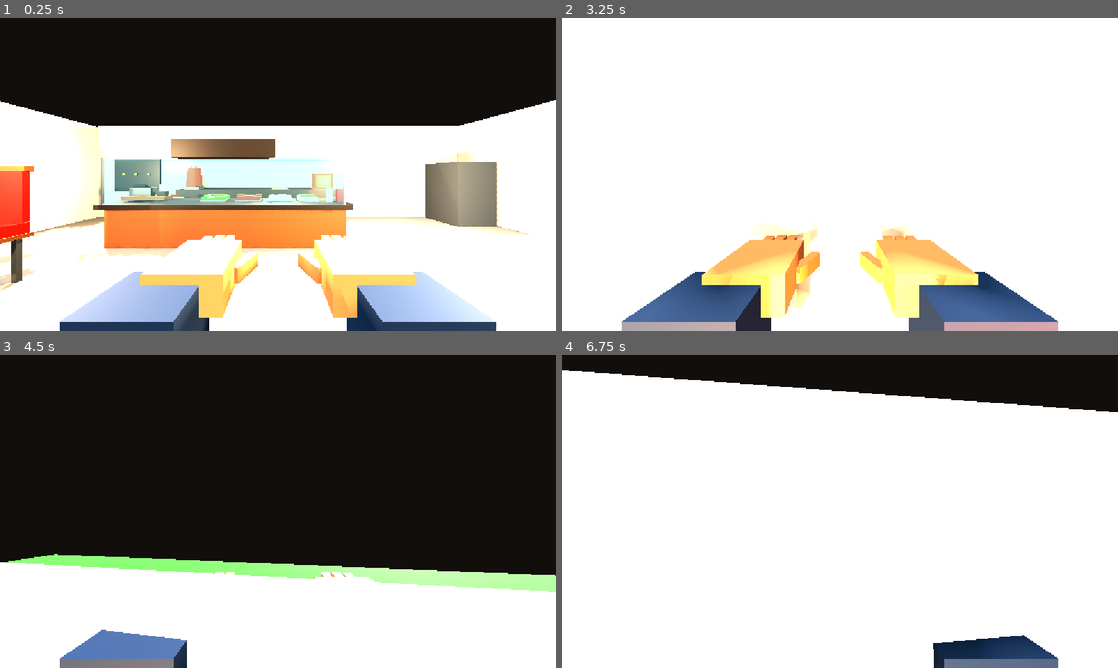
Above: before the commit, frames 1-4 (two rows, left to right).
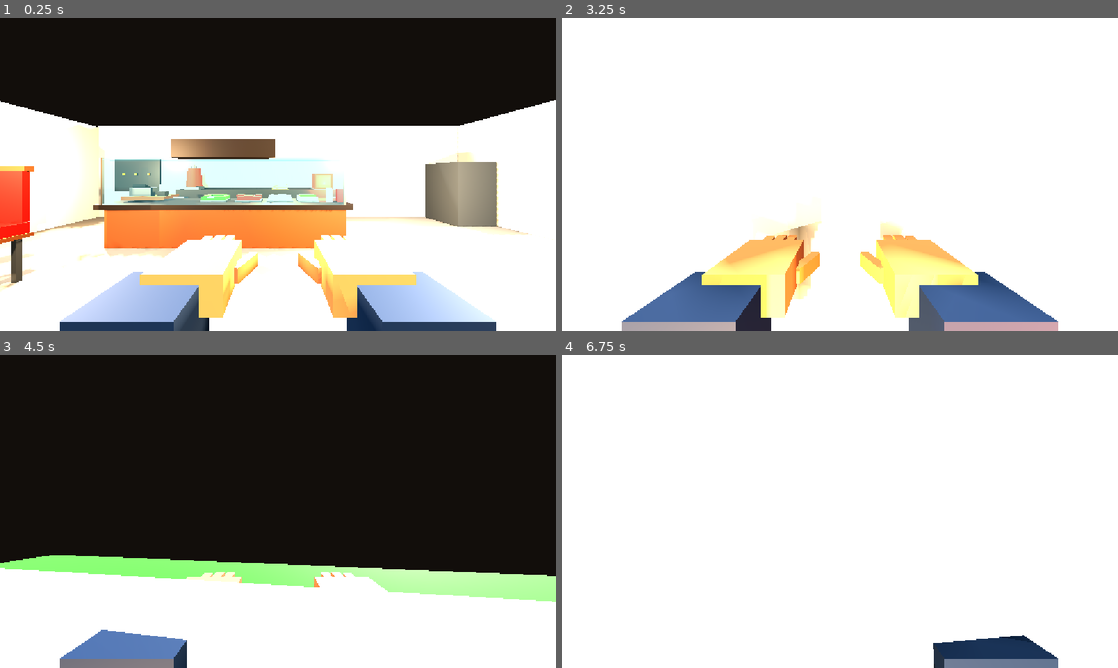
Above: after the commit, the same moments.

Repository: leon-beyleroglu/kebabcity
Game: Godot game, scene res://kebab_shop.tscn
Two runs of this game, one before a commit and one after it. Both use one fixed random seed, a clock stepped at 60 frames per second and the inputs below.
Inputs (mouse positions are in pixels of both pictures, inside the frame that each line leads up to):
- Up to frame 1 (0.25 s): no input
- Up to frame 2 (3.25 s): tap Enter at 0.5 s; move the mouse to (867, 174) at 0.52 s; hold Shift (sprint) 0.53-1.28 s; hold W (move_forward) from 0.53 s (still down); click (867, 174) at 0.67 s; tap Space (jump) at 0.77, 1.52, 2.75, 3.02 s; move the mouse to (812, 174) at 1.27 s; tap Shift (sprint) at 1.35, 2.85 s; move the mouse to (851, 168) at 2.02 s; hold Shift (sprint) 2.03-2.78 s; move the mouse to (834, 180) at 2.77 s; click (834, 180) at 2.92 s
- Up to frame 3 (4.5 s): keep holding W (move_forward); move the mouse to (316, 514) at 3.52 s; hold Shift (sprint) 3.53-4.28 s; tap Space (jump) at 3.77 s; move the mouse to (233, 508) at 4.27 s; tap Shift (sprint) at 4.35 s
- Up to frame 4 (6.75 s): tap Space (jump) at 4.52, 5.75, 6.02 s; tap Enter at 5 s; move the mouse to (845, 511) at 5.02 s; hold Shift (sprint) 5.03-5.78 s; click (845, 511) at 5.17 s; move the mouse to (817, 505) at 5.77 s; release W (move_forward) at 5.78 s; hold D (move_right) 5.78-6.53 s; tap Shift (sprint) at 5.85 s; move the mouse to (867, 511) at 6.52 s; hold W (move_forward) from 6.53 s (still down); hold Shift (sprint) from 6.53 s (still down)

The runs differ from the first frame. In frame 1, less than 0.1% of the frame differs, in the area x 0-20%, y 74-87%; in frame 2, 2.5%; in frame 3, 2.3%; in frame 4, 12%, in the area x 0-100%, y 0-93%.

Commit message:
umgebung

Diff:
--- a/kebab_shop.tscn
+++ b/kebab_shop.tscn
@@ -7,7 +7,7 @@
 roughness = 0.9
 
 [sub_resource type="BoxMesh" id="BoxFloor"]
-size = Vector3(18, 0.2, 22.094177)
+size = Vector3(18, 0.2, 11.943451)
 
 [sub_resource type="BoxShape3D" id="ShapeFloor"]
 size = Vector3(18, 0.2, 22.172668)
@@ -93,7 +93,7 @@
 size = Vector3(1, 0.9592041, 1)
 
 [sub_resource type="BoxShape3D" id="ShapeSmall"]
-size = Vector3(1.8901558, 0.8, 1.1522198)
+size = Vector3(1.4234338, 1.3791993, 1.5957487)
 
 [sub_resource type="StandardMaterial3D" id="StandardMaterial3D_hsot5"]
 albedo_color = Color(0.78039217, 0.72156864, 0.61960787, 1)
@@ -383,9 +383,17 @@
 albedo_color = Color(0.075, 0.08, 0.09, 1)
 roughness = 0.94
 
+[sub_resource type="BoxMesh" id="BoxMesh_qgk83"]
+material = SubResource("MatMetal")
+size = Vector3(1, 1.4751419, 1.2021484)
+
 [sub_resource type="StandardMaterial3D" id="MatConcrete"]
 albedo_color = Color(0.42, 0.43, 0.43, 1)
 roughness = 0.88
+
+[sub_resource type="BoxMesh" id="BoxMesh_n18ko"]
+material = SubResource("MatMetal")
+size = Vector3(0.50305176, 1.4751419, 1.0490723)
 
 [sub_resource type="StandardMaterial3D" id="MatStreetLine"]
 albedo_color = Color(0.92, 0.72, 0.18, 1)
@@ -400,15 +408,35 @@
 metallic = 0.25
 roughness = 0.18
 
+[sub_resource type="BoxMesh" id="BoxMesh_v6mwk"]
+material = SubResource("MatMetal")
+size = Vector3(1.4975891, 1.4751419, 1.833374)
+
 [sub_resource type="StandardMaterial3D" id="MatCarBlue"]
 albedo_color = Color(0.035, 0.17, 0.45, 1)
 metallic = 0.55
 roughness = 0.28
 
+[sub_resource type="BoxMesh" id="BoxMesh_pximh"]
+material = SubResource("MatMetal")
+size = Vector3(1.4545898, 1.2448952, 1.4047852)
+
+[sub_resource type="BoxMesh" id="BoxMesh_gxeq2"]
+material = SubResource("MatMetal")
+size = Vector3(1.4482422, 1.4751419, 1)
+
 [sub_resource type="StandardMaterial3D" id="MatLeaf"]
 albedo_color = Color(0.08, 0.28, 0.1, 1)
 roughness = 0.9
 
+[sub_resource type="BoxMesh" id="BoxMesh_qyx4r"]
+material = SubResource("MatMetal")
+size = Vector3(2.0429688, 1.4751419, 1)
+
+[sub_resource type="BoxMesh" id="BoxMesh_l3fpq"]
+material = SubResource("MatMetal")
+size = Vector3(1.6569824, 1.5652077, 1)
+
 [sub_resource type="StandardMaterial3D" id="MatGrass"]
 albedo_color = Color(0.12, 0.34, 0.09, 1)
 roughness = 0.95
@@ -416,7 +444,7 @@
 [node name="KebabShop" type="Node3D" unique_id=559436482]
 
 [node name="Floor" type="MeshInstance3D" parent="." unique_id=2144488617]
-transform = Transform3D(1, 0, 0, 0, 1, 0, 0, 0, 1, 0.011563301, 0, 5.0552034)
+transform = Transform3D(1, 0, 0, 0, 1, 0, 0, 0, 1, 0.011563301, 0, -0.020159721)
 material_override = SubResource("MatFloor")
 mesh = SubResource("BoxFloor")
 
@@ -1427,37 +1455,32 @@
 [node name="StadtAussenbereich" type="Node3D" parent="." unique_id=1873372650]
 
 [node name="Strasse" type="MeshInstance3D" parent="StadtAussenbereich" unique_id=1408603355]
-transform = Transform3D(9, 0, 0, 0, 0.1, 0, 0, 0, 7, 0, 0.12, 14.5)
+transform = Transform3D(9, 0, 0, 0, 0.1, 0, 0, 0, 7, 0, 0.12, 14.469238)
 material_override = SubResource("MatAsphalt")
-mesh = SubResource("BoxSmall")
+mesh = SubResource("BoxMesh_qgk83")
 
 [node name="GehwegVorLaden" type="MeshInstance3D" parent="StadtAussenbereich" unique_id=809292951]
-transform = Transform3D(9, 0, 0, 0, 0.13, 0, 0, 0, 1.45, 0, 0.15, 8.3)
+transform = Transform3D(-3.934025e-07, 0, 1.45, 0, 0.13, 0, -9, 0, -6.338151e-08, 0.14007707, 0.0032587945, 7.992426)
 material_override = SubResource("MatConcrete")
-mesh = SubResource("BoxSmall")
+mesh = SubResource("BoxMesh_n18ko")
 
 [node name="GehwegGegenueber" type="MeshInstance3D" parent="StadtAussenbereich" unique_id=904643796]
 transform = Transform3D(9, 0, 0, 0, 0.13, 0, 0, 0, 1.15, 0, 0.15, 20.35)
 material_override = SubResource("MatConcrete")
 mesh = SubResource("BoxSmall")
 
-[node name="BordsteinVorLaden" type="MeshInstance3D" parent="StadtAussenbereich" unique_id=1011244611]
-transform = Transform3D(9, 0, 0, 0, 0.18, 0, 0, 0, 0.12, 0, 0.23, 9.55)
-material_override = SubResource("MatConcrete")
-mesh = SubResource("BoxSmall")
-
 [node name="Mittellinie1" type="MeshInstance3D" parent="StadtAussenbereich" unique_id=676396700]
-transform = Transform3D(0.16, 0, 0, 0, 0.025, 0, 0, 0, 1.15, -4.5, 0.23, 14.5)
+transform = Transform3D(-6.9938215e-09, 0, 1.15, 0, 0.025, 0, -0.15999998, 0, -5.0268095e-08, 3.155985, 0.23, 12.441484)
 material_override = SubResource("MatStreetLine")
 mesh = SubResource("BoxSmall")
 
 [node name="Mittellinie2" type="MeshInstance3D" parent="StadtAussenbereich" unique_id=562927690]
-transform = Transform3D(0.16, 0, 0, 0, 0.025, 0, 0, 0, 1.15, 0, 0.23, 14.5)
+transform = Transform3D(-6.993822e-09, 0, 1.15, 0, 0.025, 0, -0.16, 0, -5.0268095e-08, 3.1776252, 0.23, 14.5)
 material_override = SubResource("MatStreetLine")
 mesh = SubResource("BoxSmall")
 
 [node name="Mittellinie3" type="MeshInstance3D" parent="StadtAussenbereich" unique_id=681711119]
-transform = Transform3D(0.16, 0, 0, 0, 0.025, 0, 0, 0, 1.15, 4.5, 0.23, 14.5)
+transform = Transform3D(-6.993822e-09, 0, 1.15, 0, 0.025, 0, -0.16, 0, -5.0268095e-08, 3.1726913, 0.23, 16.398455)
 material_override = SubResource("MatStreetLine")
 mesh = SubResource("BoxSmall")
 
@@ -1512,36 +1535,31 @@
 transform = Transform3D(1, 0, 0, 0, 1, 0, 0, 0, 1, 4.45, 2.5, 20.75)
 
 [node name="Fassade" type="MeshInstance3D" parent="StadtAussenbereich/GebaeudeRechts" unique_id=1061414673]
-transform = Transform3D(3.55, 0, 0, 0, 6, 0, 0, 0, 2.2, 0, 0, 0)
+transform = Transform3D(3.55, 0, 0, 0, 6, 0, 0, 0, 2.2, 0.8832202, 0, -0.12528038)
 material_override = SubResource("MatCityFacade")
-mesh = SubResource("BoxSmall")
+mesh = SubResource("BoxMesh_v6mwk")
 
 [node name="CollisionShape3D" type="CollisionShape3D" parent="StadtAussenbereich/GebaeudeRechts" unique_id=1250316807]
-transform = Transform3D(3.55, 0, 0, 0, 6, 0, 0, 0, 2.2, 0, 0, 0)
+transform = Transform3D(3.55, 0, 0, 0, 6, 0, 0, 0, 2.2, 0.6928749, 0.3711915, 0.22446251)
 shape = SubResource("ShapeSmall")
 
 [node name="Fenster1" type="MeshInstance3D" parent="StadtAussenbereich/GebaeudeRechts" unique_id=1892528794]
-transform = Transform3D(0.78, 0, 0, 0, 0.72, 0, 0, 0, 0.03, -1.7, 0.65, -2.15)
+transform = Transform3D(0.78, 0, 0, 0, 0.72, 0, 0, 0, 0.03, -0.79115176, 3.1956987, -2.1499996)
 material_override = SubResource("MatCityWindow")
 mesh = SubResource("BoxSmall")
 
 [node name="Fenster2" type="MeshInstance3D" parent="StadtAussenbereich/GebaeudeRechts" unique_id=1901698631]
-transform = Transform3D(0.78, 0, 0, 0, 0.72, 0, 0, 0, 0.03, 0, 0.65, -2.15)
+transform = Transform3D(0.78, 0, 0, 0, 0.72, 0, 0, 0, 0.03, 0.9088483, 3.1956987, -2.1499996)
 material_override = SubResource("MatCityWindow")
 mesh = SubResource("BoxSmall")
 
 [node name="Fenster3" type="MeshInstance3D" parent="StadtAussenbereich/GebaeudeRechts" unique_id=2042489461]
-transform = Transform3D(0.78, 0, 0, 0, 0.72, 0, 0, 0, 0.03, 1.7, 0.65, -2.15)
+transform = Transform3D(0.78, 0, 0, 0, 0.72, 0, 0, 0, 0.03, 2.608848, 3.1956987, -2.1499996)
 material_override = SubResource("MatCityWindow")
 mesh = SubResource("BoxSmall")
 
-[node name="Dach" type="MeshInstance3D" parent="StadtAussenbereich/GebaeudeRechts" unique_id=1551997813]
-transform = Transform3D(3.9, 0, 0, 0, 0.28, 0, 0, 0, 2.6, 0, 2.58, 0)
-material_override = SubResource("MatDark")
-mesh = SubResource("BoxSmall")
-
 [node name="Eingang" type="MeshInstance3D" parent="StadtAussenbereich/GebaeudeRechts" unique_id=346237284]
-transform = Transform3D(0.72, 0, 0, 0, 1.7, 0, 0, 0, 0.035, 0, -1.02, -2.23)
+transform = Transform3D(0.72, 0, 0, 0, 1.7, 0, 0, 0, 0.035, -0.8753109, -1.2655013, -2.2299995)
 material_override = SubResource("MatDark")
 mesh = SubResource("BoxSmall")
 
@@ -1572,16 +1590,16 @@
 transform = Transform3D(1, 0, 0, 0, 1, 0, 0, 0, 1, 7.4, 0, 18.7)
 
 [node name="Mast" type="MeshInstance3D" parent="StadtAussenbereich/LaterneRechts" unique_id=1379086944]
-transform = Transform3D(0.1, 0, 0, 0, 1.65, 0, 0, 0, 0.1, 0, 1.98, 0)
+transform = Transform3D(0.1, 0, 0, 0, 1.65, 0, 0, 0, 0.1, -7.2473245, 1.98, -4.191164)
 mesh = SubResource("Cylinder")
 
 [node name="Lampe" type="MeshInstance3D" parent="StadtAussenbereich/LaterneRechts" unique_id=825885741]
-transform = Transform3D(0.28, 0, 0, 0, 0.12, 0, 0, 0, 0.28, 0, 3.9, 0)
+transform = Transform3D(0.28, 0, 0, 0, 0.12, 0, 0, 0, 0.28, -7.2473245, 3.9, -4.191164)
 material_override = SubResource("MatYellow")
 mesh = SubResource("BoxSmall")
 
 [node name="Licht" type="OmniLight3D" parent="StadtAussenbereich/LaterneRechts" unique_id=1242643690]
-transform = Transform3D(1, 0, 0, 0, 1, 0, 0, 0, 1, 0, 3.72, 0)
+transform = Transform3D(1, 0, 0, 0, 1, 0, 0, 0, 1, -7.2473245, 3.72, -4.191164)
 light_color = Color(1, 0.68, 0.28, 1)
 light_energy = 2.2
 omni_range = 6.0
@@ -1590,59 +1608,54 @@
 transform = Transform3D(1, 0, 0, 0, 1, 0, 0, 0, 1, 4.2, 0.65, 13.2)
 
 [node name="Karosserie" type="MeshInstance3D" parent="StadtAussenbereich/ParkendesAuto" unique_id=779535383]
-transform = Transform3D(1.25, 0, 0, 0, 0.55, 0, 0, 0, 0.7, 0, 0, 0)
+transform = Transform3D(1.25, 0, 0, 0, 0.55, 0, 0, 0, 0.7, -0.76692915, 0.24563462, 0.057593346)
 material_override = SubResource("MatCarBlue")
-mesh = SubResource("BoxSmall")
+mesh = SubResource("BoxMesh_pximh")
 
 [node name="Dach" type="MeshInstance3D" parent="StadtAussenbereich/ParkendesAuto" unique_id=2082320404]
-transform = Transform3D(0.7, 0, 0, 0, 0.35, 0, 0, 0, 0.58, -0.12, 0.53, 0)
+transform = Transform3D(0.7, 0, 0, 0, 0.35, 0, 0, 0, 0.58, -0.75525975, 0.7214192, 0.06833458)
 material_override = SubResource("MatCityWindow")
-mesh = SubResource("BoxSmall")
+mesh = SubResource("BoxMesh_gxeq2")
 
 [node name="CollisionShape3D" type="CollisionShape3D" parent="StadtAussenbereich/ParkendesAuto" unique_id=733149637]
-transform = Transform3D(1.25, 0, 0, 0, 0.55, 0, 0, 0, 0.7, 0, 0, 0)
+transform = Transform3D(1.25, 0, 0, 0, 0.55, 0, 0, 0, 0.7, -0.762774, 0.3075707, 0.009602547)
 shape = SubResource("ShapeSmall")
 
 [node name="Pflanzkuebel" type="MeshInstance3D" parent="StadtAussenbereich" unique_id=1279985182]
-transform = Transform3D(0.48, 0, 0, 0, 0.34, 0, 0, 0, 0.48, -6.25, 0.42, 8.25)
+transform = Transform3D(0.48, 0, 0, 0, 0.34, 0, 0, 0, 0.48, -9.738804, 0.42, 8.25)
 material_override = SubResource("MatConcrete")
 mesh = SubResource("BoxSmall")
 
 [node name="Baumkrone" type="MeshInstance3D" parent="StadtAussenbereich" unique_id=631003719]
-transform = Transform3D(0.85, 0, 0, 0, 0.8, 0, 0, 0, 0.85, -6.25, 1.1, 8.25)
+transform = Transform3D(0.85, 0, 0, 0, 0.8, 0, 0, 0, 0.85, -9.915311, 1.1, 8.25)
 material_override = SubResource("MatLeaf")
 mesh = SubResource("BoxSmall")
 
-[node name="Muelltonne" type="MeshInstance3D" parent="StadtAussenbereich" unique_id=284616469]
-transform = Transform3D(0.28, 0, 0, 0, 0.55, 0, 0, 0, 0.28, 6.1, 0.55, 8.25)
+[node name="Avatar" type="StaticBody3D" parent="StadtAussenbereich" unique_id=662953966]
+transform = Transform3D(1, 0, 0, 0, 1, 0, 0, 0, 1, -15.216205, 0.08, 12.762842)
+
+[node name="Torso" type="MeshInstance3D" parent="StadtAussenbereich/Avatar" unique_id=335827748]
+transform = Transform3D(0.46, 0, 0, 0, 0.65, 0, 0, 0, 0.27, 0.004042864, 1.33, 0)
+material_override = SubResource("MatSleeve")
+mesh = SubResource("BoxMesh_qyx4r")
+
+[node name="Kopf" type="MeshInstance3D" parent="StadtAussenbereich/Avatar" unique_id=631435322]
+transform = Transform3D(0.3, 0, 0, 0, 0.28, 0, 0, 0, 0.3, -0.0038452148, 1.9864846, 0)
+material_override = SubResource("MatSkin")
+mesh = SubResource("BoxMesh_l3fpq")
+
+[node name="Haare" type="MeshInstance3D" parent="StadtAussenbereich/Avatar" unique_id=1332761459]
+transform = Transform3D(0.32, 0, 0, 0, 0.07, 0, 0, 0, 0.32, 0, 2.2246878, 0)
+material_override = SubResource("MatHair")
+mesh = SubResource("BoxSmall")
+
+[node name="AugeLinks" type="MeshInstance3D" parent="StadtAussenbereich/Avatar" unique_id=825493662]
+transform = Transform3D(0.055, 0, 0, 0, 0.055, 0, 0, 0, 0.025, -0.099999905, 2.049094, -0.31000042)
 material_override = SubResource("MatDark")
 mesh = SubResource("BoxSmall")
 
-[node name="Avatar" type="StaticBody3D" parent="StadtAussenbereich" unique_id=662953966]
-transform = Transform3D(1, 0, 0, 0, 1, 0, 0, 0, 1, -2.3, 0.08, 9.1)
-
-[node name="Torso" type="MeshInstance3D" parent="StadtAussenbereich/Avatar" unique_id=335827748]
-transform = Transform3D(0.46, 0, 0, 0, 0.65, 0, 0, 0, 0.27, 0, 1.33, 0)
-material_override = SubResource("MatSleeve")
-mesh = SubResource("BoxSmall")
-
-[node name="Kopf" type="MeshInstance3D" parent="StadtAussenbereich/Avatar" unique_id=631435322]
-transform = Transform3D(0.3, 0, 0, 0, 0.28, 0, 0, 0, 0.3, 0, 2.15, 0)
-material_override = SubResource("MatSkin")
-mesh = SubResource("BoxSmall")
-
-[node name="Haare" type="MeshInstance3D" parent="StadtAussenbereich/Avatar" unique_id=1332761459]
-transform = Transform3D(0.32, 0, 0, 0, 0.07, 0, 0, 0, 0.32, 0, 2.59, 0)
-material_override = SubResource("MatHair")
-mesh = SubResource("BoxSmall")
-
-[node name="AugeLinks" type="MeshInstance3D" parent="StadtAussenbereich/Avatar" unique_id=825493662]
-transform = Transform3D(0.055, 0, 0, 0, 0.055, 0, 0, 0, 0.025, -0.1, 2.2, -0.31)
-material_override = SubResource("MatDark")
-mesh = SubResource("BoxSmall")
-
 [node name="AugeRechts" type="MeshInstance3D" parent="StadtAussenbereich/Avatar" unique_id=1707123303]
-transform = Transform3D(0.055, 0, 0, 0, 0.055, 0, 0, 0, 0.025, 0.1, 2.2, -0.31)
+transform = Transform3D(0.055, 0, 0, 0, 0.055, 0, 0, 0, 0.025, 0.099999905, 2.049094, -0.31000042)
 material_override = SubResource("MatDark")
 mesh = SubResource("BoxSmall")
 
